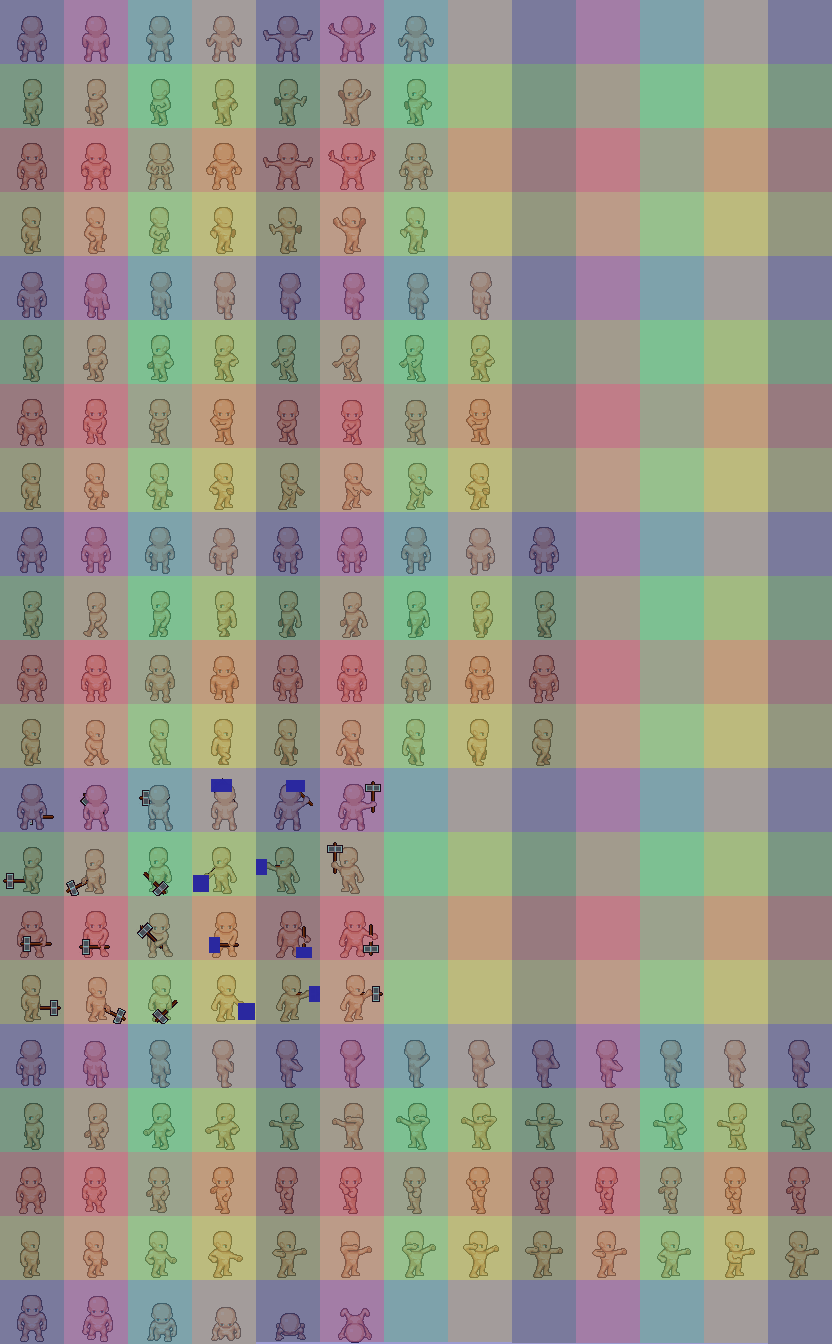
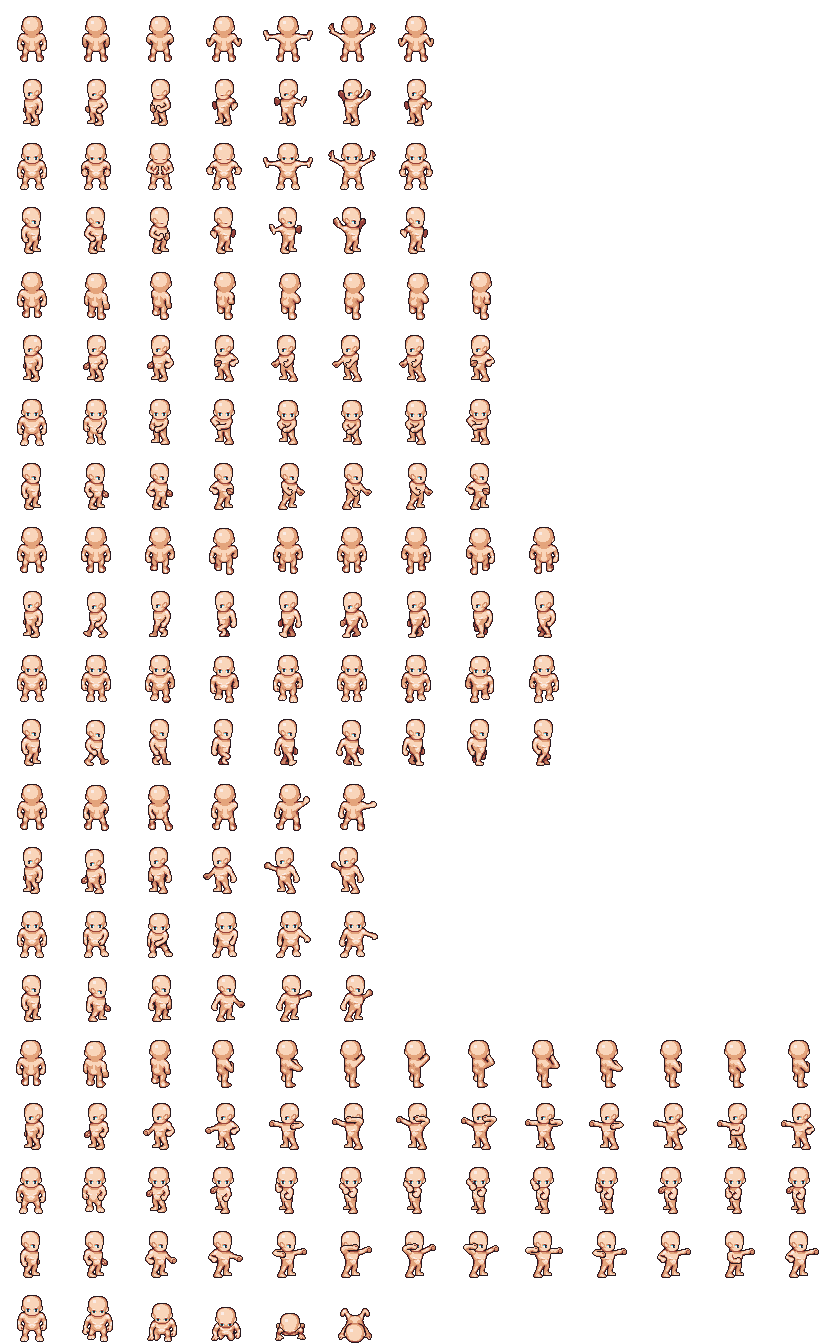
Revision of a layered 832 x 1344 image; what changed, layer by layer:
added group "layout" with 8 layers above "weapons" over (0, 0, 832, 1344)
hid group "rows" (6 layers), moved it into group "layout" over (0, 0, 832, 1344)
hid "cols", moved it into group "layout" over (0, 0, 832, 1344)
added group "thrust" with 10 layers in group "weapons" over (2, 5, 569, 1344)
added group "shoot" with 2 layers in group "weapons" over (7, 1028, 824, 1277)
added group "slash" with 29 layers in group "weapons" over (1, 557, 566, 1344)
hid group "warhammer" (14 layers), moved it into group "slash" over (3, 778, 383, 1026)
added group "incomplete" with 10 layers above "bases" over (0, 521, 640, 1344)
